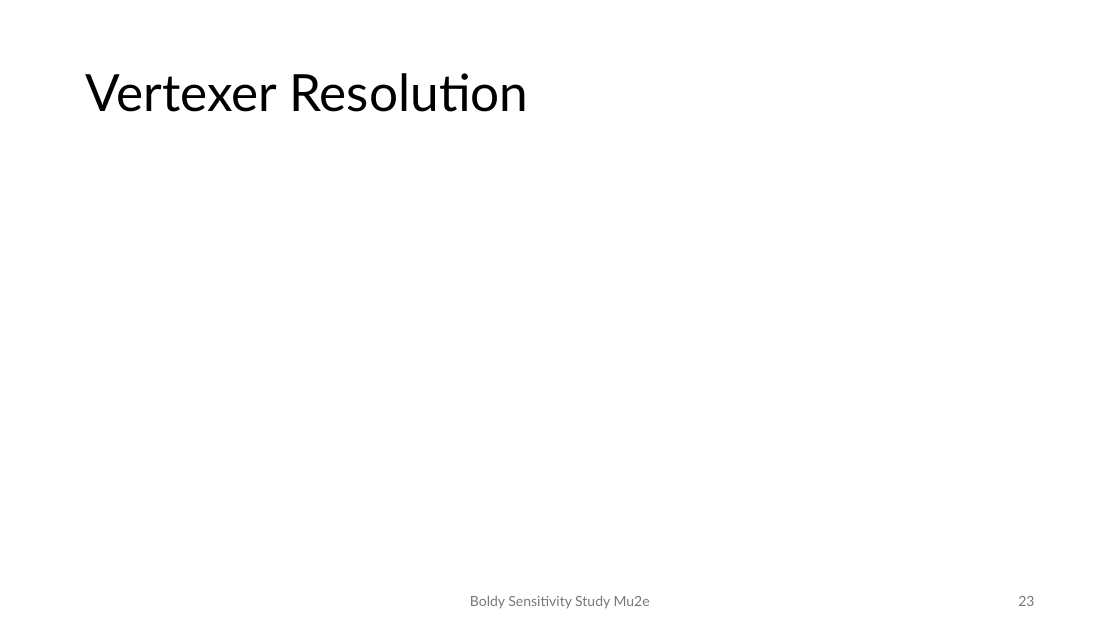
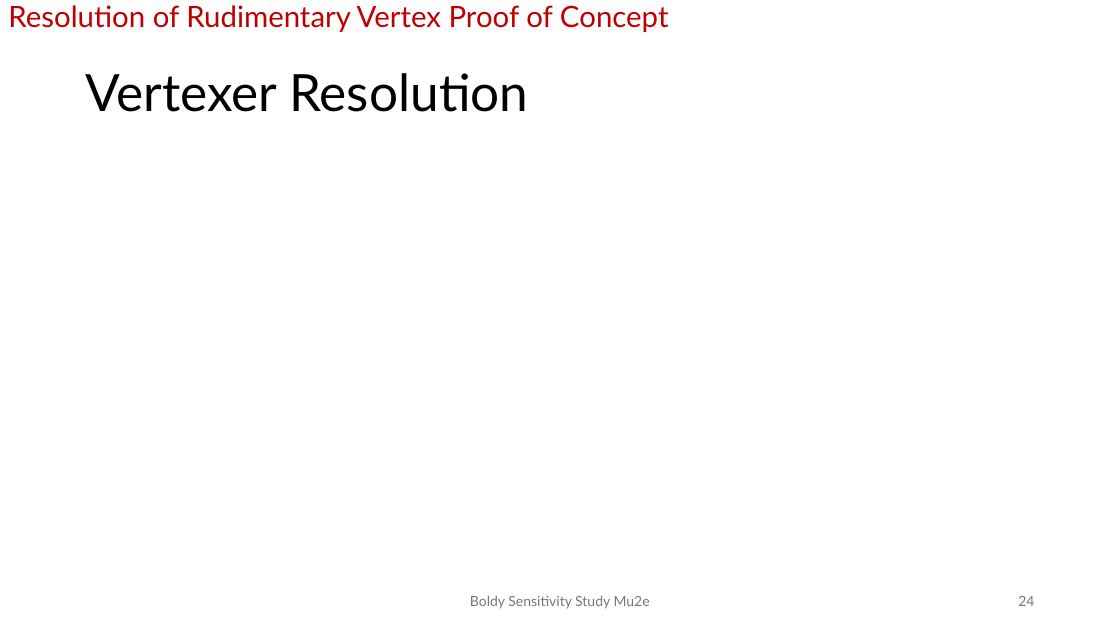
Before and after one commit to andrewboldy/DissertationAndProposalWriting, a slide deck: slide 24 of ProposalWriting/Presentation/BoldyProposalDefense [Autosaved].pptx (slide 23 before the commit). Drawn at 1120x630 pixels with LibreOffice and Linux fonts; fonts in the diff are those of the drawing. Boxes give left, top, right and bottom in pixels: in the first picture for what was removed or moved away, otherwise in the second. Text is boxed around its words. In the diff, an @@ line names an element or a change of style, - is before the commit and + after.

```diff
--- a/ProposalWriting/Presentation/BoldyProposalDefense [Autosaved].pptx
+++ b/ProposalWriting/Presentation/BoldyProposalDefense [Autosaved].pptx
@@ text added at (8,5,669,32), 25.2 pt, text #C00000 @@
+Resolution of Rudimentary Vertex Proof of Concept
@@ page number at (1018,596,1034,606): text changed @@
-23
+24
```
Also in this commit, not shown: 25 other slides changed, 1 slide added.
